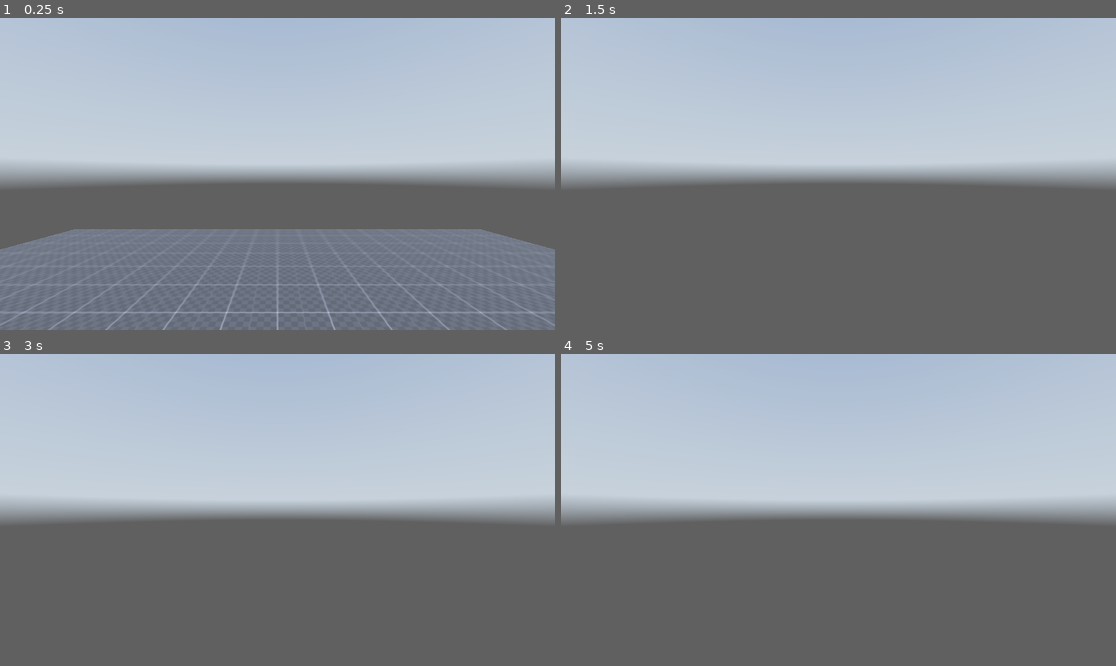
Above: before the commit, frames 1-4 (two rows, left to right).
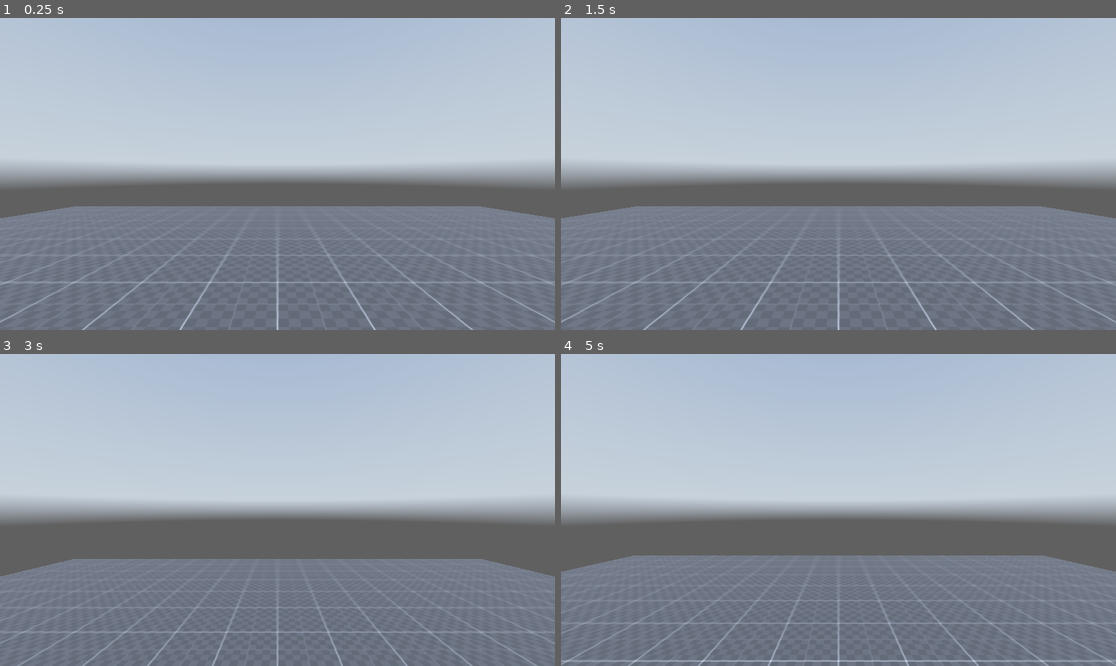
Above: after the commit, the same moments.

Repository: futureradius/archparc
Game: Godot game, scene res://scenes/test_scene_3d.tscn
The game is run twice, just before and just after one commit, with the same random seed, the same clock (stepped at 60 frames per second) and the same inputs. Before the commit the project has no main scene; this scene is started directly in both runs. A sky picture missing from this copy of the repository is replaced by a grey-blue gradient.
Inputs:
- Up to frame 1 (0.25 s): no input
- Up to frame 2 (1.5 s): tap Enter (ui_accept) at 0.5, 0.6, 0.77, 1.07, 1.35 s; hold Right (ui_right) 0.53-1.28 s; hold Down (ui_down) from 1.28 s (still down)
- Up to frame 3 (3 s): tap Enter (ui_accept) at 1.52, 1.82, 2.1, 2.75, 2.85 s; release Down (ui_down) at 2.03 s; hold Right (ui_right) 2.03-2.78 s; hold Up (ui_up) from 2.78 s (still down)
- Up to frame 4 (5 s): tap Enter (ui_accept) at 3.02, 3.32, 3.6, 3.77, 4.07, 4.35, 4.52, 4.82 s; release Up (ui_up) at 3.53 s; hold Left (ui_left) from 3.53 s (still down)

The runs differ from the first frame. In frame 1, 9.8% of the frame differs, in the area x 0-100%, y 60-100%; in frame 2, 38%; in frame 3, 32%; in frame 4, 34%.

Commit message:
made jumping work, movement still broken

Diff:
--- a/project.godot
+++ b/project.godot
@@ -11,6 +11,7 @@
 [application]
 
 config/name="Archparc"
+run/main_scene="uid://fnoll5cny1fp"
 config/features=PackedStringArray("4.4", "GL Compatibility")
 config/icon="res://icon.svg"
 
--- a/scripts/playerController.gd
+++ b/scripts/playerController.gd
@@ -1,31 +1,39 @@
 extends CharacterBody3D
 
 
-const speed = 2.0
-const jump_velocity = 4.5
+var current_speed: float
+
+@export var sprinting_speed: float = 5
+@export var walking_speed: float = 3
+@export var crouching_speed: float = 1
+
+@export var jump_velocity: float = 4.5
 
 # get gravity from project settings
 var gravity = ProjectSettings.get_setting("physics/3d/default_gravity")
 
-func _physics_process(delta: float) -> void:
+
+func _physics_process(delta: float):
+
+
 	# add the gravity
 	if not is_on_floor():
+		velocity.y -= gravity * delta
+
+	# Handle jump
+	if Input.is_action_just_pressed("ui_accept") and is_on_floor():
 		velocity.y = jump_velocity
 
-		# Handle jump
-		if Input.is_action_just_pressed("ui_accept") and is_on_floor():
-			velocity.y = jump_velocity
+	# get input direction and handle the input/ decelleration
+	# as good practice you should replace ui actions with custom gameplay actions
+	var input_dir = Input.get_vector("ui_left", "ui_right", "ui_up", "ui_down")
+	var direction = (transform.basis * Vector3(input_dir.x, 0, input_dir.y)).normalized()
 
-		# get input direction and handle the input/ decelleration
-		# as good practice you should replace ui actions with custom gameplay actions
-		var input_dir = Input.get_vector("ui_left", "ui_right", "ui_up", "ui_down")
-		var direction = (transform.basis * Vector3(input_dir.x, 0, input_dir.y)).normalized()
+	if direction:
+		velocity.x = direction.x * current_speed
+		velocity.z = direction.z * current_speed
+	else:
+		velocity.x = move_toward(velocity.x, 0, current_speed)
+		velocity.z = move_toward(velocity.z, 0, current_speed)
 
-		if direction:
-			velocity.x = direction.x * speed
-			velocity.z = direction.z * speed
-		else:
-			velocity.x = move_toward(velocity.x, 0, speed)
-			velocity.z = move_toward(velocity.z, 0, speed)
-
-		move_and_slide()
+	move_and_slide()
